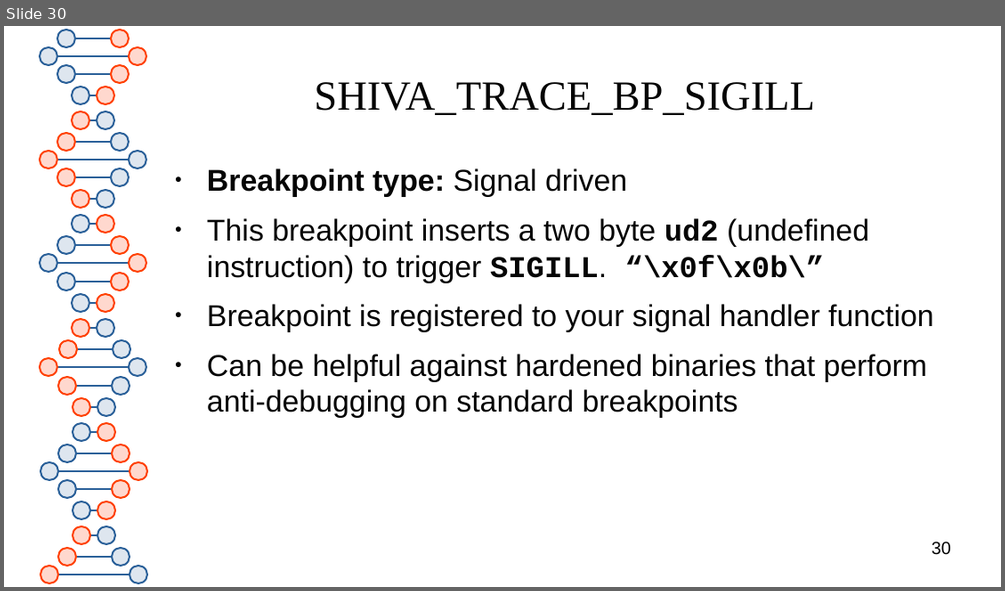
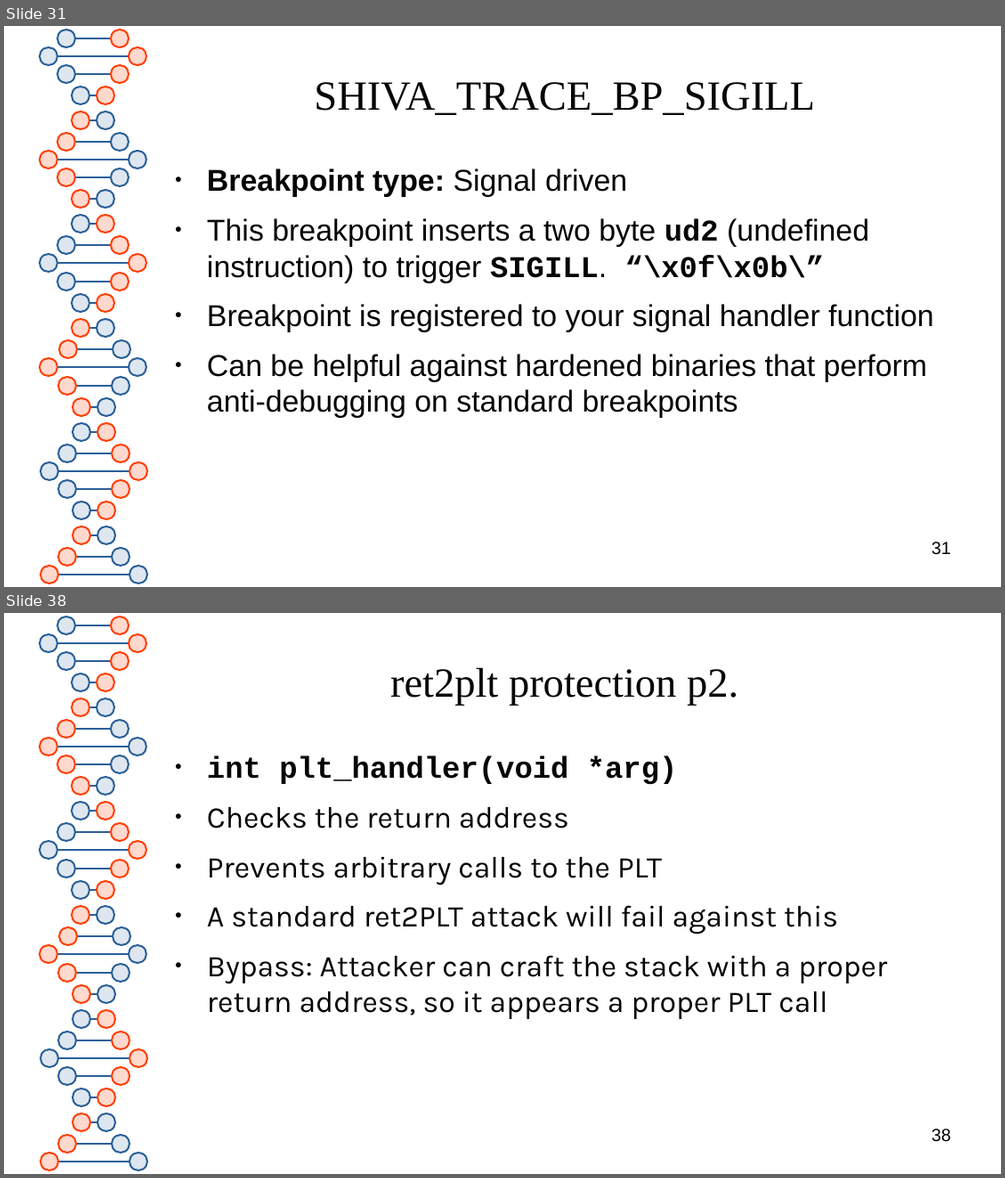
Before and after one commit to elfmaster/shiva, a slide deck: presentation/shiva_runtime.odp. Shown one above the other, each under a label of ours: slide 30 before the commit, slides 31 and 38 after it; the slides between them are not shown. The pictures are 1005x591 and 1005x1178 pixels, drawn with LibreOffice and Linux fonts; fonts in the diff are those of the drawing. Boxes give left, top, right and bottom in pixels: in the first picture for what was removed or moved away, otherwise in the second. Text is boxed around its words. In the diff, an @@ line names an element or a change of style, - is before the commit and + after.

```diff
--- a/presentation/shiva_runtime.odp
+++ b/presentation/shiva_runtime.odp
@@ slide 38 added at [4, 613, 1001, 1174], background #FFFFFF; not listed: 81 template elements that a slide beside it also shows @@
@@ title added at [390, 667, 738, 706], 33 pt, text #050505 @@
+ret2plt protection p2.
@@ text added at [207, 756, 887, 1019], 24 pt, text #050505 @@
+● int plt_handler(void *arg)
+● Checks the return address
+● Prevents arbitrary calls to the PLT
+● A standard ret2PLT attack will fail against this
+● Bypass: Attacker can craft the stack with a proper return address, so it appears a proper PLT call
@@ page number added at [931, 1128, 951, 1142], 14 pt, text #000000 @@
+38
@@ what was slide 30 is now slide 31 @@
@@ page number at [931, 541, 951, 555]: text changed @@
-30
+31
```
Also in this commit, not shown: 9 slides changed, 8 other slides added, 1 other file.
